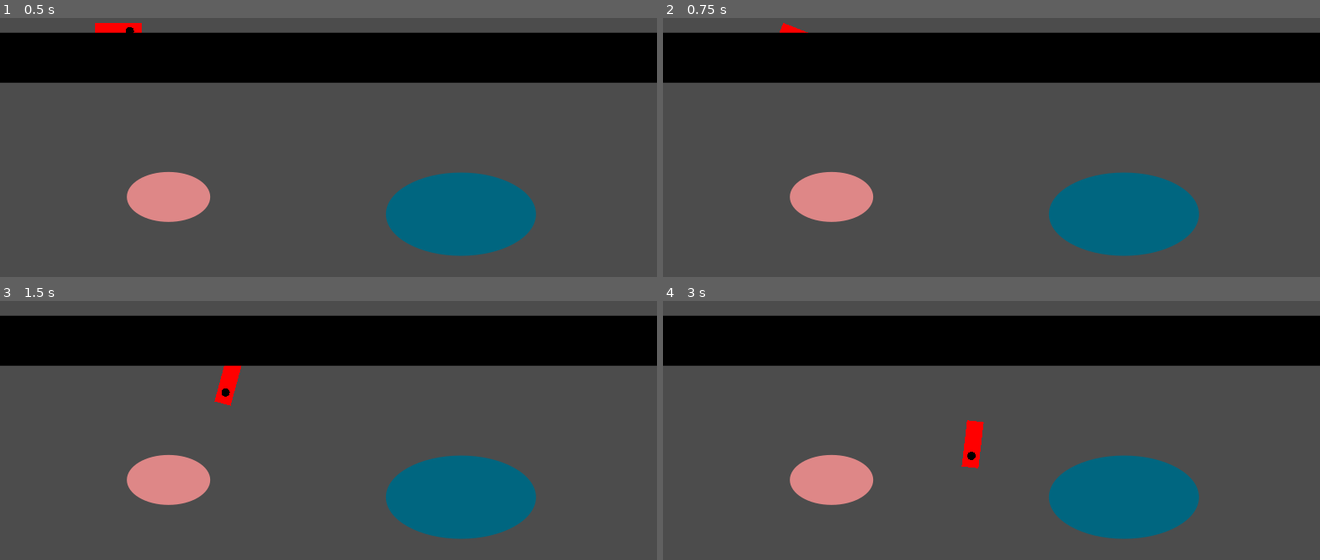
Above: before the commit, frames 1-4 (two rows, left to right).
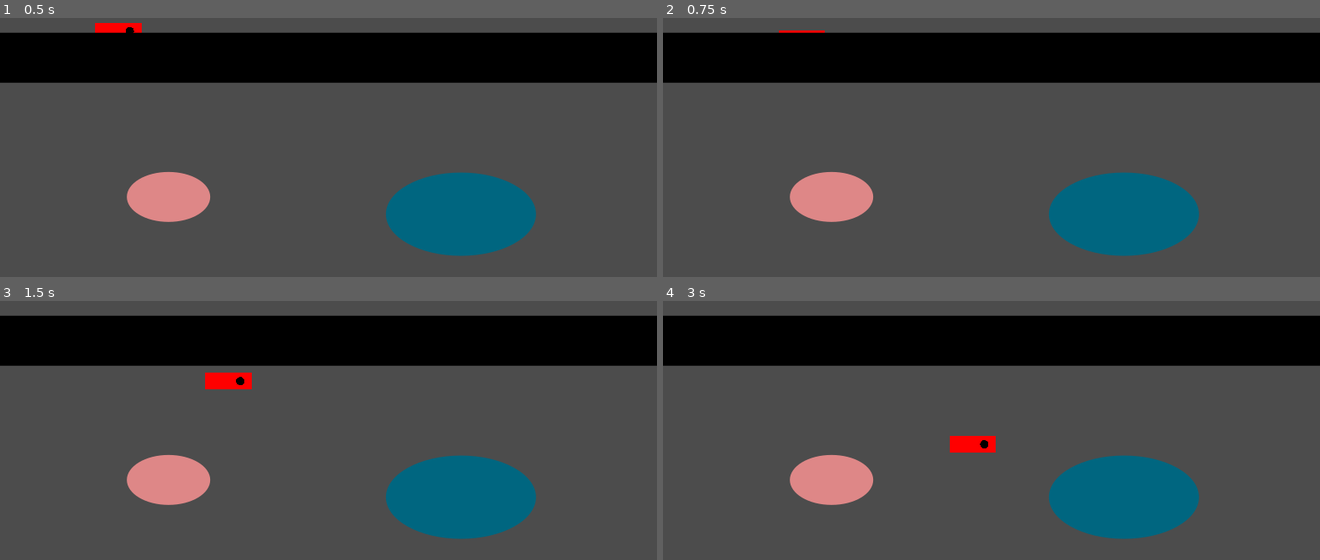
Above: after the commit, the same moments.

Repository: the-g-force/FamJam-June2020
Game: Godot game, scene res://src/Aquarium.tscn
Same seed, same stepped clock (60 frames per second), same inputs: the game is played once before the commit and once after it.
Inputs (mouse positions are in pixels of both pictures, inside the frame that each line leads up to):
- Up to frame 1 (0.5 s): no input
- Up to frame 2 (0.75 s): tap Enter at 0.5 s; move the mouse to (1136, 170) at 0.52 s; click (1136, 170) at 0.6 s
- Up to frame 3 (1.5 s): tap Space at 1.25 s; move the mouse to (197, 497) at 1.27 s; click (197, 497) at 1.35 s
- Up to frame 4 (3 s): move the mouse to (1057, 378) at 2.02 s; click (1057, 378) at 2.1 s; move the mouse to (outside the picture) at 2.77 s; click (outside the picture) at 2.85 s

Frame 1 is identical in both runs. In frame 2, less than 0.1% of the frame differs, in the area x 17-25%, y 1-6%; in frame 3, 0.5%; in frame 4, 0.6%, in the area x 43-51%, y 45-65%.

Commit message:
Remove fish rotating

Diff:
--- a/project/src/Fish.gd
+++ b/project/src/Fish.gd
@@ -19,7 +19,6 @@
 		var trajectory : Vector2 = destination - get_global_transform().origin
 		var _velocity : Vector2 = trajectory.normalized() * delta * speed
 		var _error = move_and_collide(_velocity)
-		rotation = trajectory.angle()
 		if (destination - get_global_transform().origin).length_squared() < THRESHOLD:
 			_should_move = false
 
